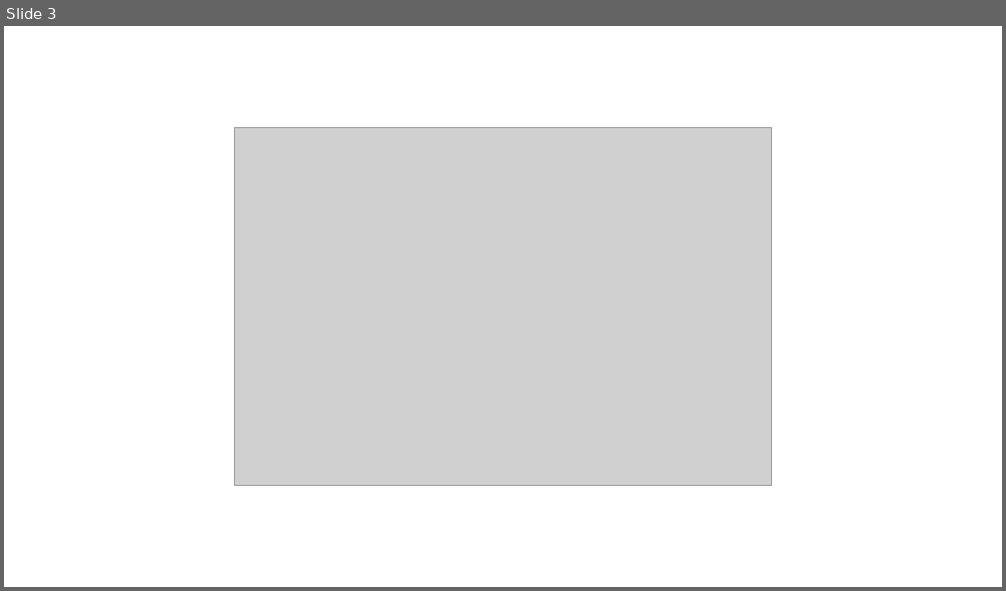
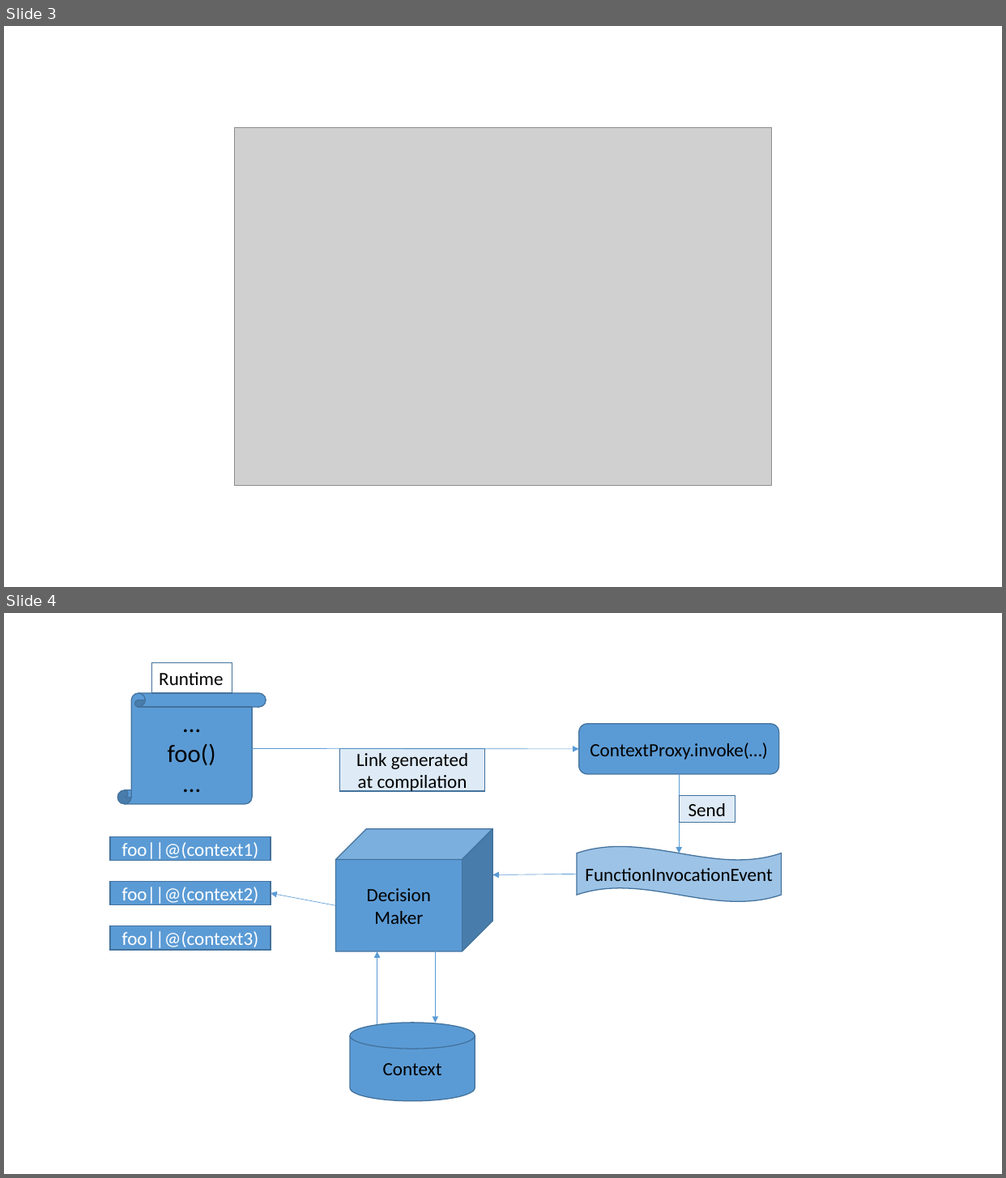
Before and after one commit to bmaingret/PFE-Report, a slide deck: images/images-work.pptx. Shown one above the other, each under a label of ours: slide 3 before the commit, slides 3 and 4 after it. The pictures are 1006x591 and 1006x1178 pixels, drawn with LibreOffice and Linux fonts; fonts in the diff are those of the drawing; grey boxes stand for pictures. Boxes give left, top, right and bottom in pixels: in the first picture for what was removed or moved away, otherwise in the second. Text is boxed around its words. In the diff, an @@ line names an element or a change of style, - is before the commit and + after.

```diff
--- a/images/images-work.pptx
+++ b/images/images-work.pptx
@@ slide 4 added at (x1=4, y1=613, x2=1002, y2=1174), background #FFFFFF @@
@@ rectangle added at (x1=151, y1=663, x2=232, y2=693), fill #FFFFFF, outline #43739E 1 pt, 18 pt, text #000000 @@
+Runtime
@@ vertical scroll added at (x1=117, y1=693, x2=266, y2=804), fill #5B9BD5, outline #43739E 1 pt, 24 pt, text #000000 @@
+…
+foo()
+…
@@ rounded rectangle added at (x1=579, y1=724, x2=779, y2=774), fill #5B9BD5, outline #43739E 1 pt, 18 pt, text #000000 @@
+ContextProxy.invoke(…)
@@ arrow added from (252, 748) to (579, 749), #5B9BD5 0.5 pt @@
@@ rectangle added at (x1=340, y1=748, x2=485, y2=791), fill #DEEBF7, outline #43739E 1 pt, 18 pt, text #000000 @@
+Link generated at compilation
@@ arrow added from (680, 774) to (680, 854), #5B9BD5 0.5 pt @@
@@ rectangle added at (x1=680, y1=796, x2=735, y2=822), fill #DEEBF7, outline #43739E 1 pt, 18 pt, text #000000 @@
+Send
@@ cube added at (x1=335, y1=829, x2=493, y2=952), fill #5B9BD5, outline #43739E 1 pt, 18 pt, text #000000 @@
+Decision Maker
@@ rectangle added at (x1=110, y1=837, x2=270, y2=861), fill #5B9BD5, outline #43739E 1 pt, 18 pt, text #FFFFFF @@
+foo||@(context1)
@@ wave added at (x1=577, y1=846, x2=781, y2=902), fill #9DC3E6, outline #43739E 1 pt, 18 pt, text #000000 @@
+FunctionInvocationEvent
@@ arrow added from (577, 875) to (493, 875), #5B9BD5 0.5 pt @@
@@ rectangle added at (x1=110, y1=882, x2=270, y2=905), fill #5B9BD5, outline #43739E 1 pt, 18 pt, text #FFFFFF @@
+foo||@(context2)
@@ arrow added from (335, 905) to (270, 894), #5B9BD5 0.5 pt @@
@@ rectangle added at (x1=110, y1=926, x2=270, y2=950), fill #5B9BD5, outline #43739E 1 pt, 18 pt, text #FFFFFF @@
+foo||@(context3)
@@ arrow added from (377, 1024) to (377, 952), #5B9BD5 0.5 pt @@
@@ arrow added from (435, 950) to (435, 1023), #5B9BD5 0.5 pt @@
@@ cylinder added at (x1=350, y1=1023, x2=475, y2=1102), fill #5B9BD5, outline #43739E 1 pt, 18 pt, text #000000 @@
+Context
```
Also in this commit, not shown: 2 other slides added, 1 slide removed, 4 other files.
